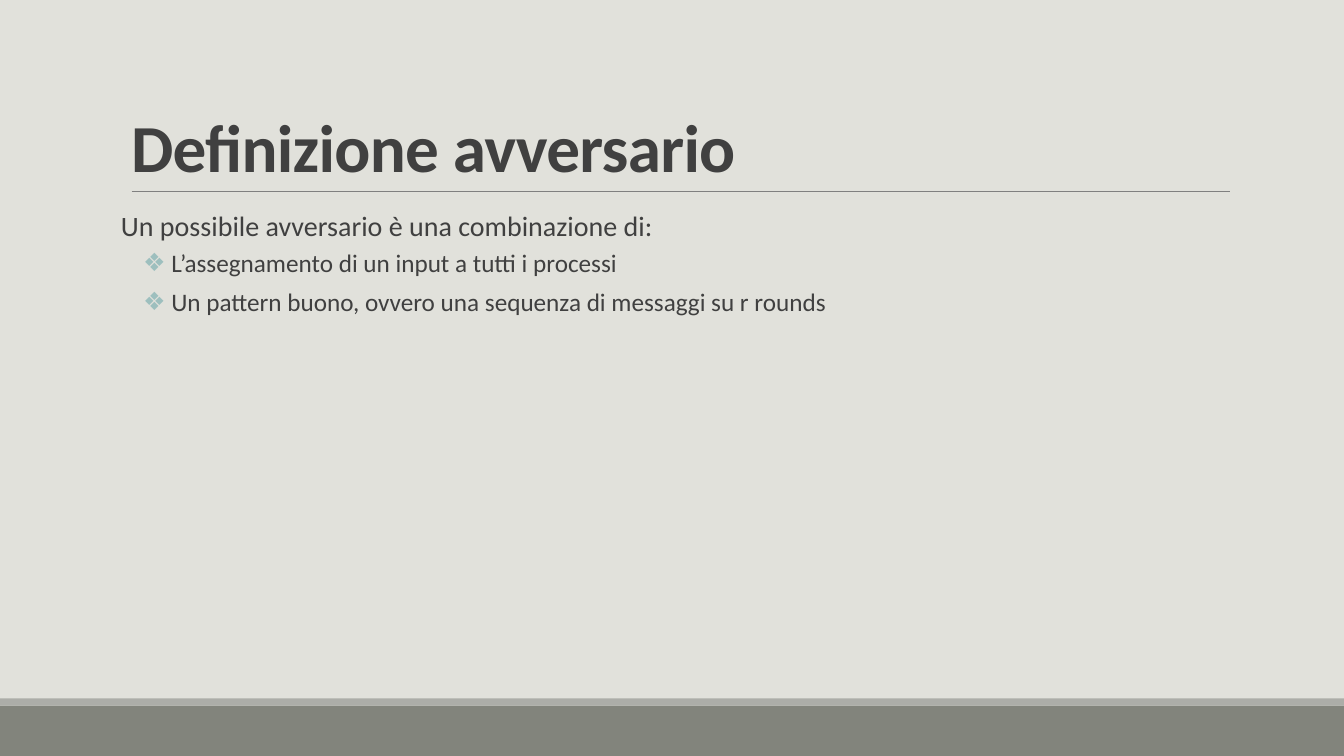
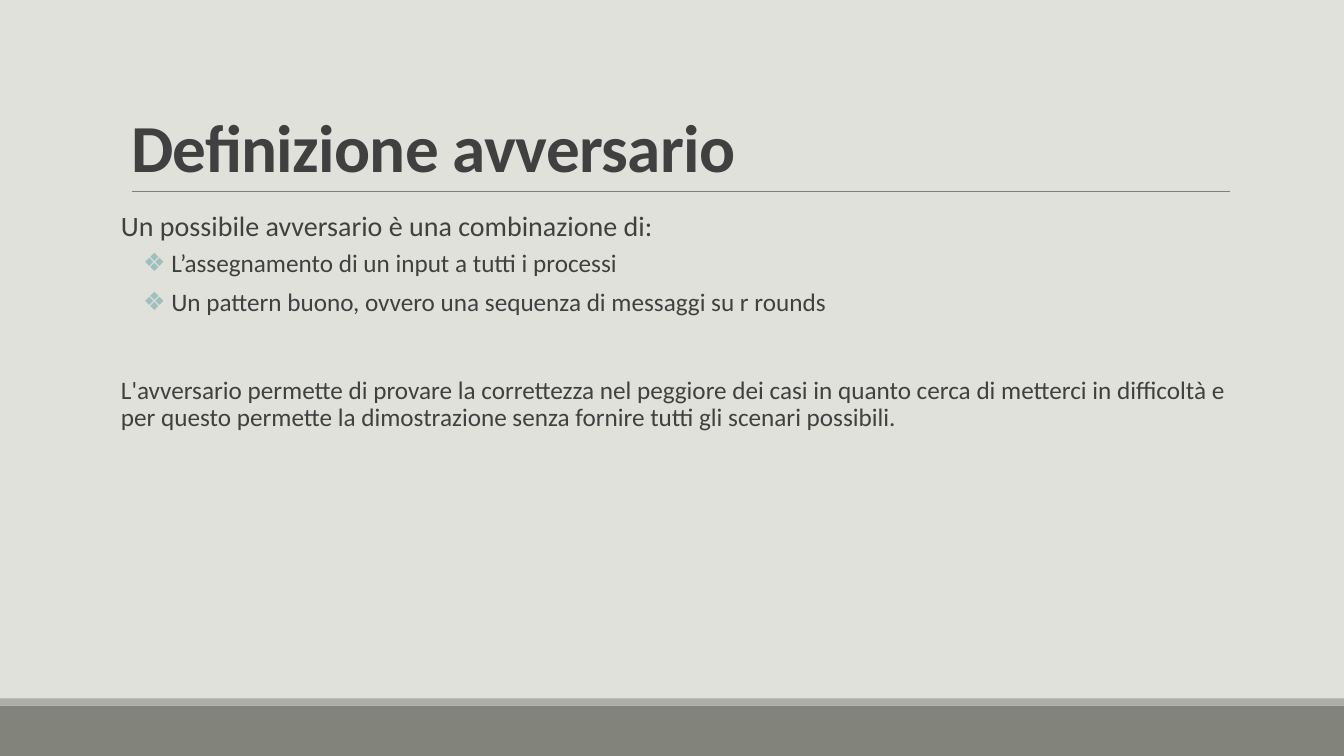
Before and after one commit to lory9894University/mcad, a slide deck: slide 24 of Prensentazione_V2.pptx. Drawn at 1344x756 pixels with LibreOffice and Linux fonts; fonts in the diff are those of the drawing. Boxes give left, top, right and bottom in pixels: in the first picture for what was removed or moved away, otherwise in the second. Text is boxed around its words. In the diff, an @@ line names an element or a change of style, - is before the commit and + after.

```diff
--- a/Prensentazione_V2.pptx
+++ b/Prensentazione_V2.pptx
@@ text at [121,381,1225,431]: paragraph added @@
+L'avversario permette di provare la correttezza nel peggiore dei casi in quanto cerca di metterci in difficoltà e per questo permette la dimostrazione senza fornire tutti gli scenari possibili.
```
Also in this commit, not shown: 2 other slides changed, 2 slides added, 1 other file.
